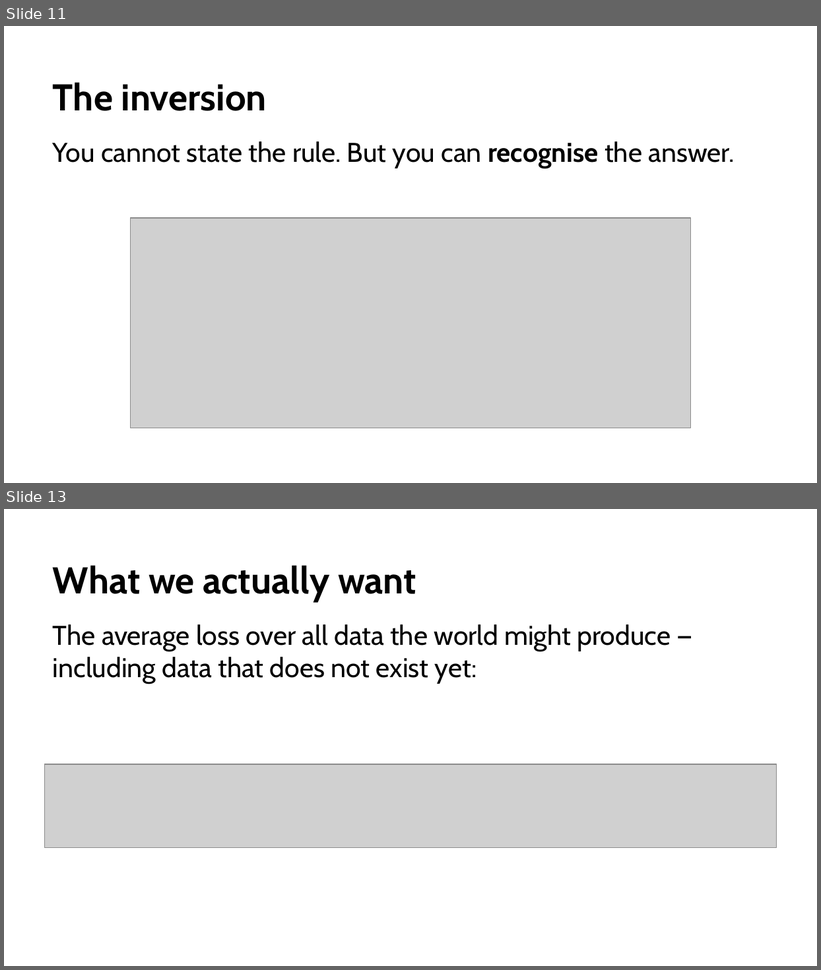
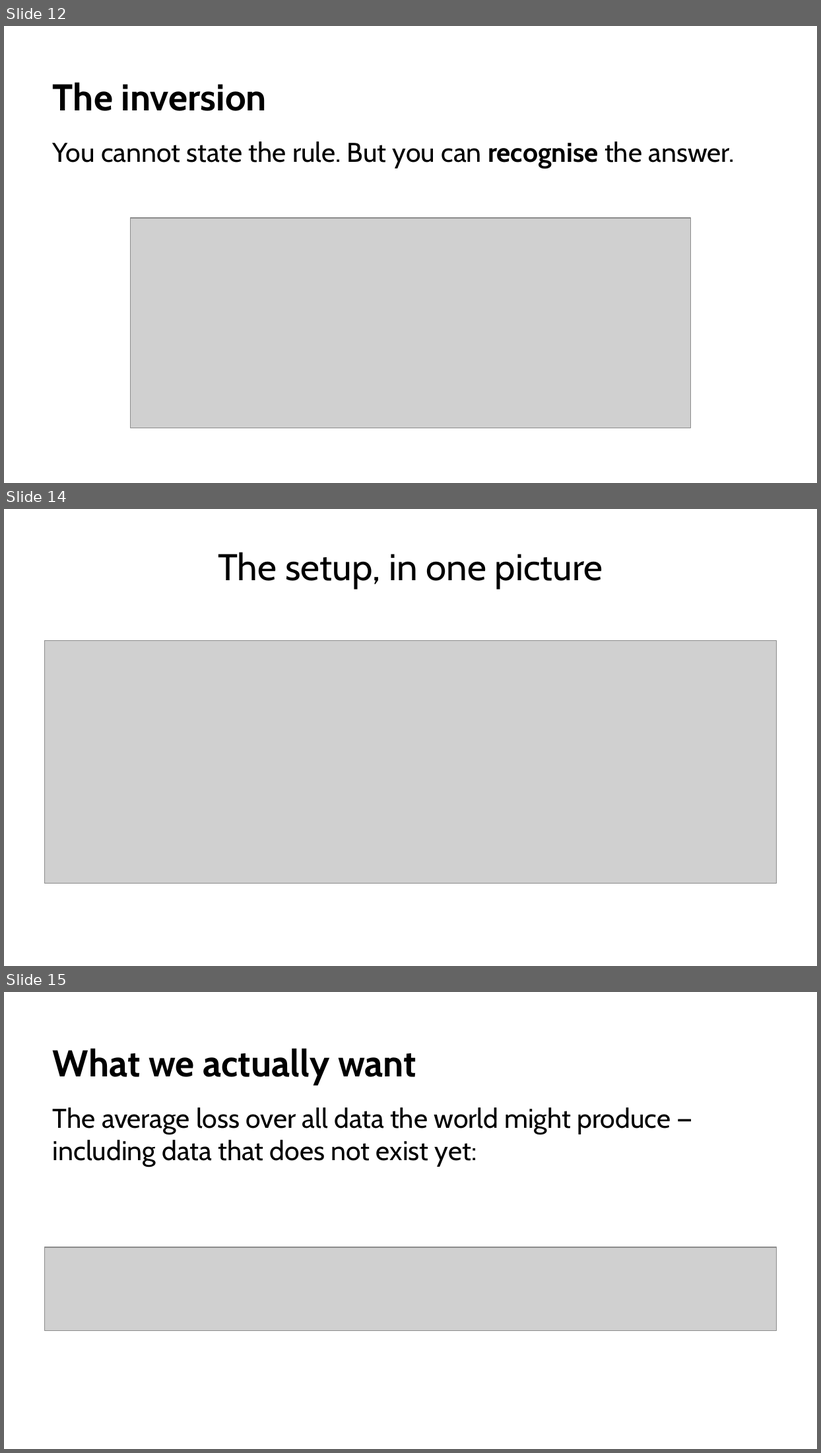
Before and after one commit to fabioantonini/technologies-for-artificial-intelligence, a slide deck: Lessons/01_introduction_and_workflow/Slides/introduction_and_workflow_slides.pptx. Shown one above the other, each under a label of ours: slides 11 and 13 before the commit, slides 12, 14 and 15 after it; the slides between them are not shown. The pictures are 821x970 and 821x1453 pixels, drawn with LibreOffice and Linux fonts; fonts in the diff are those of the drawing; grey boxes stand for pictures; background and template pictures are left out. Boxes give left, top, right and bottom in pixels: in the first picture for what was removed or moved away, otherwise in the second. Text is boxed around its words. In the diff, an @@ line names an element or a change of style, - is before the commit and + after.

```diff
--- a/Lessons/01_introduction_and_workflow/Slides/introduction_and_workflow_slides.pptx
+++ b/Lessons/01_introduction_and_workflow/Slides/introduction_and_workflow_slides.pptx
@@ slide 14 added at box(4, 509, 817, 966), background #FFFFFF @@
@@ title added at box(218, 552, 603, 589), 33 pt, text #1A1A1A @@
+The setup, in one picture
@@ picture added at box(45, 641, 776, 884) @@
@@ what was slide 11 is now slide 12 @@
@@ what was slide 13 is now slide 15 @@
```
Also in this commit, not shown: 7 slides changed, 6 other slides added, 9 other files.
